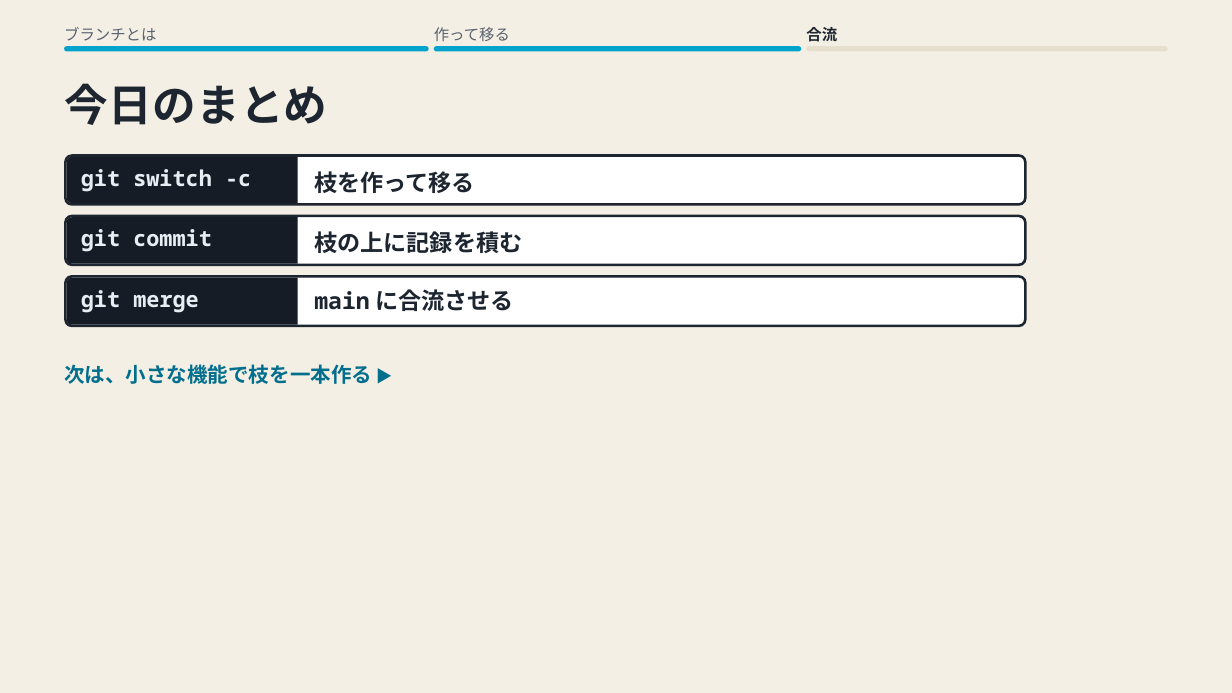
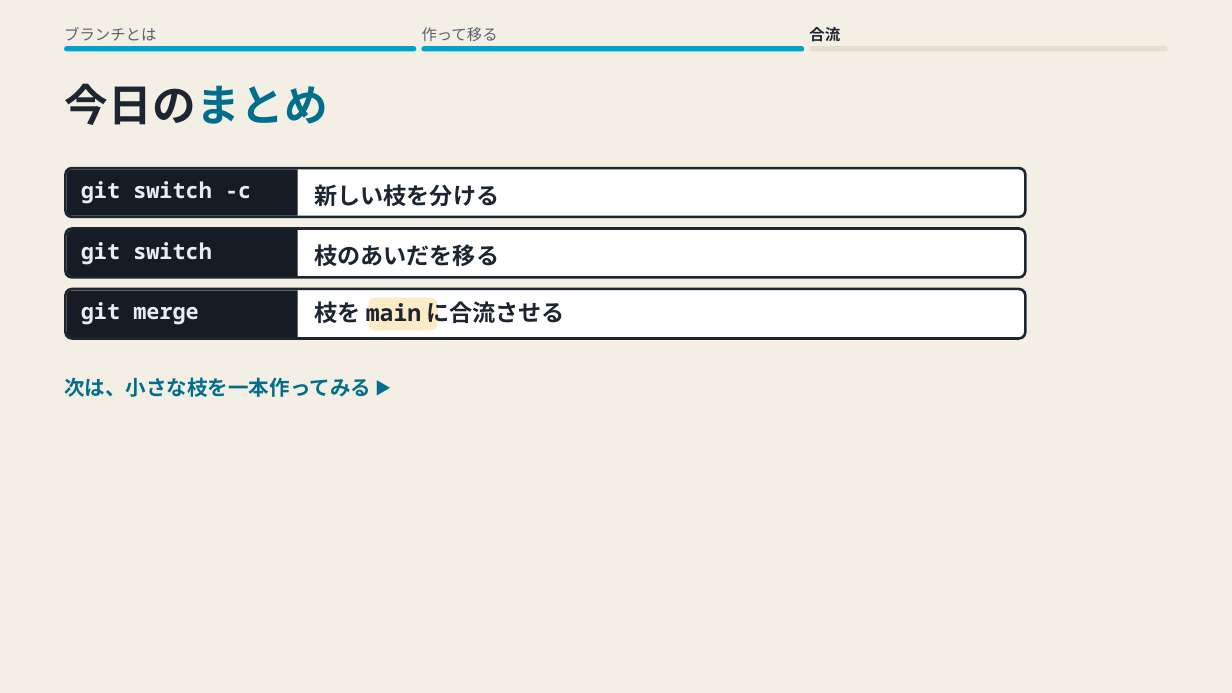
Before and after one commit to yukihito-jokyu/context, a slide deck: slide 4 of docs/artifacts/skills/motion-deck/git-branch.pptx. Drawn at 1232x693 pixels with LibreOffice and Linux fonts; fonts in the diff are those of the drawing. Boxes give left, top, right and bottom in pixels: in the first picture for what was removed or moved away, otherwise in the second. Text is boxed around its words. In the diff, an @@ line names an element or a change of style, - is before the commit and + after.

```diff
--- a/docs/artifacts/skills/motion-deck/git-branch.pptx
+++ b/docs/artifacts/skills/motion-deck/git-branch.pptx
@@ text "作って移る": place and size @@
-text "作って移る" at <box>434,27,510,41</box>
+text "作って移る" at <box>422,27,498,41</box>
@@ rounded rectangle: place and size @@
-rounded rectangle at <box>64,46,428,52</box>
+rounded rectangle at <box>64,46,416,52</box>
@@ rounded rectangle: place and size @@
-rounded rectangle at <box>433,46,801,52</box>
+rounded rectangle at <box>421,46,804,52</box>
@@ text "今日のまとめ" at <box>64,83,328,125</box>: text colour #1C2530 to #006E8C in "今日のまとめ" @@
@@ text at <box>314,184,499,206</box>: text changed @@
-枝を作って移る
+新しい枝を分ける
@@ text at <box>81,242,212,265</box>: text changed @@
-git commit
+git switch
@@ text at <box>314,244,499,266</box>: text changed @@
-枝の上に記録を積む
+枝のあいだを移る
@@ text at <box>314,298,565,327</box>: text changed @@
-main に合流させる
+枝を main に合流させる
@@ rounded rectangle added at <box>369,298,438,330</box>, fill #FBEBC6 @@
@@ 4 texts, 2 rounded rectangles, 1 freeform shape: place and size @@
-4 texts, 2 rounded rectangles, 1 freeform shape at <box>64,155,1026,384</box>
+4 texts, 2 rounded rectangles, 1 freeform shape at <box>64,168,1026,397</box>
@@ 3 texts: place and size @@
-3 texts at <box>64,364,372,384</box>
+3 texts at <box>64,377,371,397</box>
@@ text at <box>64,377,371,397</box>: text changed @@
-作る
+みる
@@ text removed at <box>64,364,372,384</box> @@
-機能
@@ text removed at <box>64,364,372,384</box> @@
-で
@@ text added at <box>64,377,371,397</box>, 16 pt, text #006E8C, bold @@
+作
@@ text added at <box>64,377,371,397</box>, 16 pt, text #006E8C, bold @@
+って
@@ 3 texts, 2 freeform shapes, 1 rounded rectangle: place and size @@
-3 texts, 2 freeform shapes, 1 rounded rectangle at <box>66,157,1026,383</box>
+3 texts, 2 freeform shapes, 1 rounded rectangle at <box>66,169,1026,395</box>
```
Also in this commit, not shown: 3 other slides changed, 14 other files.
